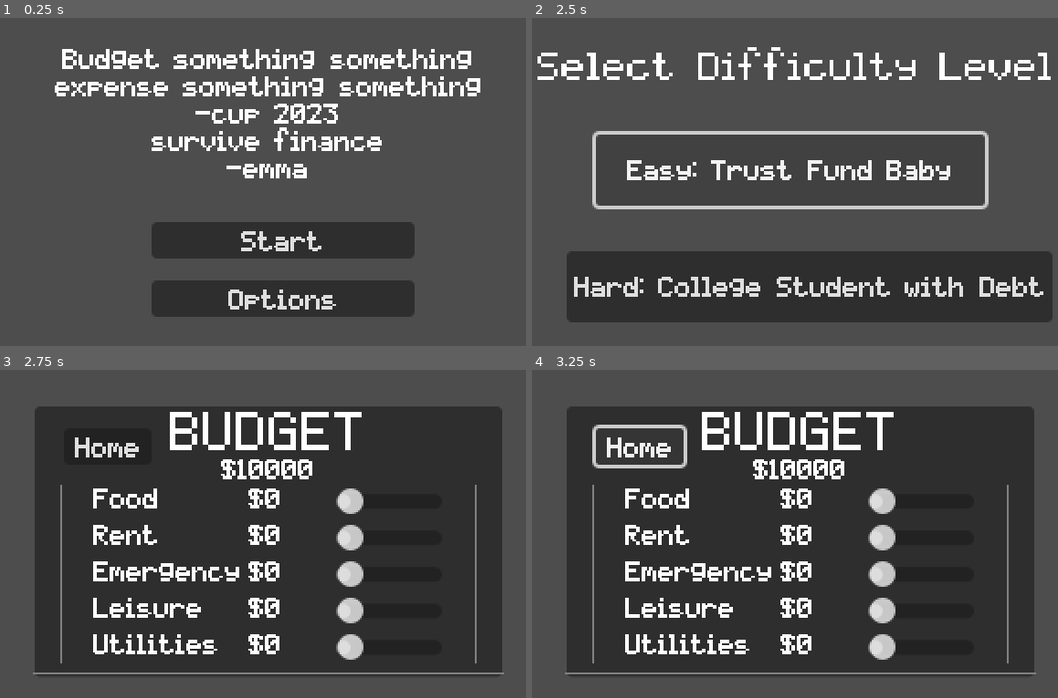
Above: before the commit, frames 1-4 (two rows, left to right).
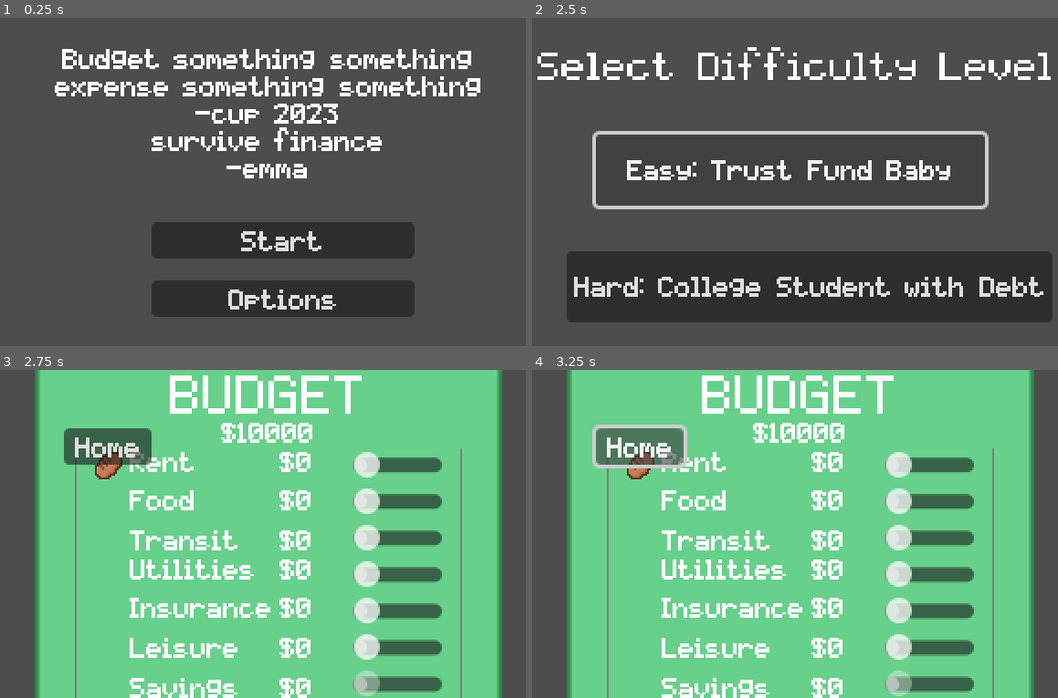
Above: after the commit, the same moments.

Repository: axu-1/Technica-2023-Godot-Project
Game: Godot game, scene res://main.tscn
Two runs of this game, one before a commit and one after it. Both use one fixed random seed, a clock stepped at 60 frames per second and the inputs below.
Inputs:
- Up to frame 1 (0.25 s): no input
- Up to frame 2 (2.5 s): click "Options" at 0.5 s; click "Start" at 1.25 s; click "Easy: Trust Fund Baby" at 2 s
- Up to frame 3 (2.75 s): no input
- Up to frame 4 (3.25 s): click "Home" at 2.75 s

Frames 1-2 are identical in both runs. In frame 3, 87% of the frame differs, in the area x 6-96%, y 0-100%; in frame 4, 86%.

Commit message:
Some more formatting

Diff:
--- a/BudgetMenu/budget_menu.gd
+++ b/BudgetMenu/budget_menu.gd
@@ -1,8 +1,9 @@
 extends CanvasLayer
 
+@onready var rent_num = $%RentNum
 @onready var food_num = $%FoodNum
-@onready var rent_num = $%RentNum
-@onready var emergency_num = $%EmergencyNum
+@onready var transit_num = $%TransitNum
+@onready var insurance_num = $%InsuranceyNum
 @onready var leisure_num = $%LeisureNum
 @onready var utilities_num = $%UtilitiesNum
 @onready var income_num = $%IncomeLabel
@@ -20,9 +21,9 @@
 	rent_num.text = "$" + str(value)
 	Game.rent = value
 
-func _on_emergency_slider_value_changed(value):
-	emergency_num.text = "$" + str(value)
-	Game.emergency = value
+func _on_insurance_slider_value_changed(value):
+	insurance_num.text = "$" + str(value)
+	Game.insurance = value
 
 func _on_leisure_slider_value_changed(value):
 	leisure_num.text = "$" + str(value)
@@ -32,6 +33,13 @@
 	utilities_num.text = "$" + str(value)
 	Game.utilities = value
 
+func _on_transit_slider_value_changed(value):
+	transit_num.text = "$" + str(value)
+	Game.transit = value
+
+func _on_savings_slider_value_changed(value):
+	pass # Replace with function body.
+
 func set_stats():
 	match Game.difficulty_lvl:
 		Game.difficulty.EASY:
--- a/BudgetMenu/budget_menu.tscn
+++ b/BudgetMenu/budget_menu.tscn
@@ -1,6 +1,7 @@
-[gd_scene load_steps=2 format=3 uid="uid://dpufl0l80m4io"]
+[gd_scene load_steps=3 format=3 uid="uid://dpufl0l80m4io"]
 
 [ext_resource type="Script" path="res://BudgetMenu/budget_menu.gd" id="1_1tv5o"]
+[ext_resource type="Texture2D" uid="uid://blrbi7bpvsoyg" path="res://BudgetMenu/bread.png" id="2_5k5h5"]
 
 [node name="BudgetMenu" type="CanvasLayer"]
 script = ExtResource("1_1tv5o")
@@ -10,9 +11,9 @@
 anchor_right = 1.0
 anchor_bottom = 1.0
 offset_left = 32.0
-offset_top = 32.0
+offset_top = -9.0
 offset_right = -32.0
-offset_bottom = -25.0
+offset_bottom = 17.0
 grow_horizontal = 2
 grow_vertical = 2
 scale = Vector2(1, 1.00245)
@@ -45,52 +46,73 @@
 [node name="LeftSeparator" type="VSeparator" parent="BackgroundPanelContainer/VBoxContainer/HorizontalBoxContainer"]
 layout_mode = 2
 size_flags_horizontal = 3
-size_flags_stretch_ratio = 0.5
+size_flags_stretch_ratio = 0.25
+
+[node name="VBoxContainer" type="VBoxContainer" parent="BackgroundPanelContainer/VBoxContainer/HorizontalBoxContainer"]
+layout_mode = 2
+
+[node name="RentRect" type="TextureRect" parent="BackgroundPanelContainer/VBoxContainer/HorizontalBoxContainer/VBoxContainer"]
+layout_mode = 2
+texture = ExtResource("2_5k5h5")
 
 [node name="CategoryVBoxContainer" type="VBoxContainer" parent="BackgroundPanelContainer/VBoxContainer/HorizontalBoxContainer"]
 layout_mode = 2
 size_flags_horizontal = 3
 
+[node name="Rent" type="Label" parent="BackgroundPanelContainer/VBoxContainer/HorizontalBoxContainer/CategoryVBoxContainer"]
+layout_mode = 2
+size_flags_vertical = 3
+text = "Rent"
+
 [node name="Food" type="Label" parent="BackgroundPanelContainer/VBoxContainer/HorizontalBoxContainer/CategoryVBoxContainer"]
 layout_mode = 2
 size_flags_vertical = 3
 text = "Food"
 
-[node name="Rent" type="Label" parent="BackgroundPanelContainer/VBoxContainer/HorizontalBoxContainer/CategoryVBoxContainer"]
-layout_mode = 2
-size_flags_vertical = 3
-text = "Rent"
-
-[node name="Emergency" type="Label" parent="BackgroundPanelContainer/VBoxContainer/HorizontalBoxContainer/CategoryVBoxContainer"]
-layout_mode = 2
-size_flags_vertical = 3
-text = "Emergency"
+[node name="Transit" type="Label" parent="BackgroundPanelContainer/VBoxContainer/HorizontalBoxContainer/CategoryVBoxContainer"]
+layout_mode = 2
+text = "Transit"
+
+[node name="Utilities" type="Label" parent="BackgroundPanelContainer/VBoxContainer/HorizontalBoxContainer/CategoryVBoxContainer"]
+layout_mode = 2
+size_flags_vertical = 3
+text = "Utilities"
+
+[node name="Insurance" type="Label" parent="BackgroundPanelContainer/VBoxContainer/HorizontalBoxContainer/CategoryVBoxContainer"]
+layout_mode = 2
+size_flags_vertical = 3
+text = "Insurance
+"
 
 [node name="Leisure" type="Label" parent="BackgroundPanelContainer/VBoxContainer/HorizontalBoxContainer/CategoryVBoxContainer"]
 layout_mode = 2
 size_flags_vertical = 3
 text = "Leisure"
 
-[node name="Utilities" type="Label" parent="BackgroundPanelContainer/VBoxContainer/HorizontalBoxContainer/CategoryVBoxContainer"]
-layout_mode = 2
-size_flags_vertical = 3
-text = "Utilities"
+[node name="Savings" type="Label" parent="BackgroundPanelContainer/VBoxContainer/HorizontalBoxContainer/CategoryVBoxContainer"]
+layout_mode = 2
+text = "Savings"
 
 [node name="NumberVBoxContainer" type="VBoxContainer" parent="BackgroundPanelContainer/VBoxContainer/HorizontalBoxContainer"]
 layout_mode = 2
 size_flags_horizontal = 3
 size_flags_stretch_ratio = 0.75
 
+[node name="RentNum" type="Label" parent="BackgroundPanelContainer/VBoxContainer/HorizontalBoxContainer/NumberVBoxContainer"]
+unique_name_in_owner = true
+layout_mode = 2
+size_flags_vertical = 3
+text = "$0"
+
 [node name="FoodNum" type="Label" parent="BackgroundPanelContainer/VBoxContainer/HorizontalBoxContainer/NumberVBoxContainer"]
 unique_name_in_owner = true
 layout_mode = 2
 size_flags_vertical = 3
 text = "$0"
 
-[node name="RentNum" type="Label" parent="BackgroundPanelContainer/VBoxContainer/HorizontalBoxContainer/NumberVBoxContainer"]
-unique_name_in_owner = true
-layout_mode = 2
-size_flags_vertical = 3
+[node name="TransitNum" type="Label" parent="BackgroundPanelContainer/VBoxContainer/HorizontalBoxContainer/NumberVBoxContainer"]
+unique_name_in_owner = true
+layout_mode = 2
 text = "$0"
 
 [node name="UtilitiesNum" type="Label" parent="BackgroundPanelContainer/VBoxContainer/HorizontalBoxContainer/NumberVBoxContainer"]
@@ -99,7 +121,7 @@
 size_flags_vertical = 3
 text = "$0"
 
-[node name="EmergencyNum" type="Label" parent="BackgroundPanelContainer/VBoxContainer/HorizontalBoxContainer/NumberVBoxContainer"]
+[node name="InsuranceNum" type="Label" parent="BackgroundPanelContainer/VBoxContainer/HorizontalBoxContainer/NumberVBoxContainer"]
 unique_name_in_owner = true
 layout_mode = 2
 size_flags_vertical = 3
@@ -111,23 +133,31 @@
 size_flags_vertical = 3
 text = "$0"
 
+[node name="SavingsNum" type="Label" parent="BackgroundPanelContainer/VBoxContainer/HorizontalBoxContainer/NumberVBoxContainer"]
+unique_name_in_owner = true
+layout_mode = 2
+text = "$0"
+
 [node name="SliderVBoxContainer" type="VBoxContainer" parent="BackgroundPanelContainer/VBoxContainer/HorizontalBoxContainer"]
 layout_mode = 2
 size_flags_horizontal = 3
 
+[node name="RentSlider" type="HSlider" parent="BackgroundPanelContainer/VBoxContainer/HorizontalBoxContainer/SliderVBoxContainer"]
+layout_mode = 2
+size_flags_vertical = 3
+
 [node name="FoodSlider" type="HSlider" parent="BackgroundPanelContainer/VBoxContainer/HorizontalBoxContainer/SliderVBoxContainer"]
 layout_mode = 2
 size_flags_vertical = 3
 
-[node name="RentSlider" type="HSlider" parent="BackgroundPanelContainer/VBoxContainer/HorizontalBoxContainer/SliderVBoxContainer"]
-layout_mode = 2
-size_flags_vertical = 3
+[node name="TransitSlider" type="HSlider" parent="BackgroundPanelContainer/VBoxContainer/HorizontalBoxContainer/SliderVBoxContainer"]
+layout_mode = 2
 
 [node name="UtlitiesSlider" type="HSlider" parent="BackgroundPanelContainer/VBoxContainer/HorizontalBoxContainer/SliderVBoxContainer"]
 layout_mode = 2
 size_flags_vertical = 3
 
-[node name="EmergencySlider" type="HSlider" parent="BackgroundPanelContainer/VBoxContainer/HorizontalBoxContainer/SliderVBoxContainer"]
+[node name="InsuranceSlider" type="HSlider" parent="BackgroundPanelContainer/VBoxContainer/HorizontalBoxContainer/SliderVBoxContainer"]
 layout_mode = 2
 size_flags_vertical = 3
 
@@ -135,10 +165,15 @@
 layout_mode = 2
 size_flags_vertical = 3
 
+[node name="SavingsSlider" type="HSlider" parent="BackgroundPanelContainer/VBoxContainer/HorizontalBoxContainer/SliderVBoxContainer"]
+layout_mode = 2
+editable = false
+scrollable = false
+
 [node name="RightSeparator" type="VSeparator" parent="BackgroundPanelContainer/VBoxContainer/HorizontalBoxContainer"]
 layout_mode = 2
 size_flags_horizontal = 3
-size_flags_stretch_ratio = 0.5
+size_flags_stretch_ratio = 0.25
 
 [node name="HSeparator" type="HSeparator" parent="BackgroundPanelContainer/VBoxContainer"]
 layout_mode = 2
@@ -159,8 +194,10 @@
 grow_vertical = 0
 text = "Home"
 
+[connection signal="value_changed" from="BackgroundPanelContainer/VBoxContainer/HorizontalBoxContainer/SliderVBoxContainer/RentSlider" to="." method="_on_rent_slider_value_changed"]
 [connection signal="value_changed" from="BackgroundPanelContainer/VBoxContainer/HorizontalBoxContainer/SliderVBoxContainer/FoodSlider" to="." method="_on_food_slider_value_changed"]
-[connection signal="value_changed" from="BackgroundPanelContainer/VBoxContainer/HorizontalBoxContainer/SliderVBoxContainer/RentSlider" to="." method="_on_rent_slider_value_changed"]
+[connection signal="value_changed" from="BackgroundPanelContainer/VBoxContainer/HorizontalBoxContainer/SliderVBoxContainer/TransitSlider" to="." method="_on_transit_slider_value_changed"]
 [connection signal="value_changed" from="BackgroundPanelContainer/VBoxContainer/HorizontalBoxContainer/SliderVBoxContainer/UtlitiesSlider" to="." method="_on_utlities_slider_value_changed"]
-[connection signal="value_changed" from="BackgroundPanelContainer/VBoxContainer/HorizontalBoxContainer/SliderVBoxContainer/EmergencySlider" to="." method="_on_emergency_slider_value_changed"]
+[connection signal="value_changed" from="BackgroundPanelContainer/VBoxContainer/HorizontalBoxContainer/SliderVBoxContainer/InsuranceSlider" to="." method="_on_emergency_slider_value_changed"]
 [connection signal="value_changed" from="BackgroundPanelContainer/VBoxContainer/HorizontalBoxContainer/SliderVBoxContainer/LeisureSlider" to="." method="_on_leisure_slider_value_changed"]
+[connection signal="value_changed" from="BackgroundPanelContainer/VBoxContainer/HorizontalBoxContainer/SliderVBoxContainer/SavingsSlider" to="." method="_on_savings_slider_value_changed"]
--- a/GUI/default_theme.tres
+++ b/GUI/default_theme.tres
@@ -1,7 +1,16 @@
-[gd_resource type="Theme" load_steps=2 format=3 uid="uid://cc470lqkt6bcr"]
+[gd_resource type="Theme" load_steps=4 format=3 uid="uid://cc470lqkt6bcr"]
 
+[ext_resource type="Texture2D" uid="uid://b8x2rp3ipehwa" path="res://GUI/nine.png" id="1_aily1"]
 [ext_resource type="FontFile" uid="uid://b71cv8gqsb67l" path="res://GUI/pixelmix.ttf" id="1_bmi2o"]
+
+[sub_resource type="StyleBoxTexture" id="StyleBoxTexture_nouhq"]
+texture = ExtResource("1_aily1")
+texture_margin_left = 16.0
+texture_margin_top = 16.0
+texture_margin_right = 16.0
+texture_margin_bottom = 16.0
 
 [resource]
 default_font = ExtResource("1_bmi2o")
 default_font_size = 12
+PanelContainer/styles/panel = SubResource("StyleBoxTexture_nouhq")
--- a/Singletons/Game.gd
+++ b/Singletons/Game.gd
@@ -26,9 +26,12 @@
 var total_money
 var food
 var rent
-var emergency
+var insurance
 var leisure
 var utilities
+var transit
+
+var savings
 
 var income
 var happiness
--- a/main.tscn
+++ b/main.tscn
@@ -1,8 +1,26 @@
-[gd_scene load_steps=3 format=3 uid="uid://du51lhjc031eu"]
+[gd_scene load_steps=5 format=3 uid="uid://du51lhjc031eu"]
 
 [ext_resource type="Script" path="res://main.gd" id="1_rigrx"]
-[ext_resource type="PackedScene" uid="uid://d2rqcql5ks5rj" path="res://Menus/main_menu.tscn" id="2_seclr"]
+[ext_resource type="Script" path="res://Menus/main_menu.gd" id="2_lyiyb"]
+[ext_resource type="PackedScene" uid="uid://bplu7ldec7j8c" path="res://Menus/difficulty_menu.tscn" id="3_7vmfy"]
+
+[sub_resource type="PackedScene" id="PackedScene_8qqcm"]
+_bundled = {
+"conn_count": 1,
+"conns": PackedInt32Array(1, 0, 24, 23, 2, 0, 0),
+"editable_instances": [],
+"names": PackedStringArray("MainMenu", "script", "difficulty_menu", "CanvasLayer", "StartButton", "anchors_preset", "anchor_left", "anchor_top", "anchor_right", "anchor_bottom", "offset_left", "offset_top", "offset_right", "offset_bottom", "grow_horizontal", "grow_vertical", "text", "Button", "OptionsButton", "TitleLabel", "horizontal_alignment", "autowrap_mode", "Label", "_on_start_button_pressed", "pressed"),
+"node_count": 4,
+"node_paths": [],
+"nodes": PackedInt32Array(-1, -1, 3, 0, -1, 2, 1, 0, 2, 1, 0, 0, 0, 17, 4, -1, 12, 5, 2, 6, 3, 7, 3, 8, 3, 9, 3, 10, 4, 11, 5, 12, 6, 13, 7, 14, 8, 15, 8, 16, 9, 0, 0, 0, 17, 18, -1, 5, 10, 10, 11, 11, 12, 12, 13, 13, 16, 14, 0, 0, 0, 22, 19, -1, 14, 5, 2, 6, 3, 7, 3, 8, 3, 9, 3, 10, 15, 11, 16, 12, 11, 13, 17, 14, 8, 15, 8, 16, 18, 20, 19, 21, 8, 0),
+"variants": [ExtResource("2_lyiyb"), ExtResource("3_7vmfy"), 8, 0.5, -64.0, 22.0, 80.0, 42.0, 2, "Start", 96.0, 144.0, 240.0, 164.0, "Options", -144.0, -74.0, 16.0, "Budget something something expense something something
+-cup 2023
+survive finance
+-emma
+", 1],
+"version": 3
+}
 
 [node name="main" type="Node2D"]
 script = ExtResource("1_rigrx")
-start_scene = ExtResource("2_seclr")
+start_scene = SubResource("PackedScene_8qqcm")
Binary file added: BudgetMenu/bread.png
Not shown, added: BudgetMenu/bread.png.import
Binary file added: GUI/nine.png
Not shown, added: GUI/nine.png.import
